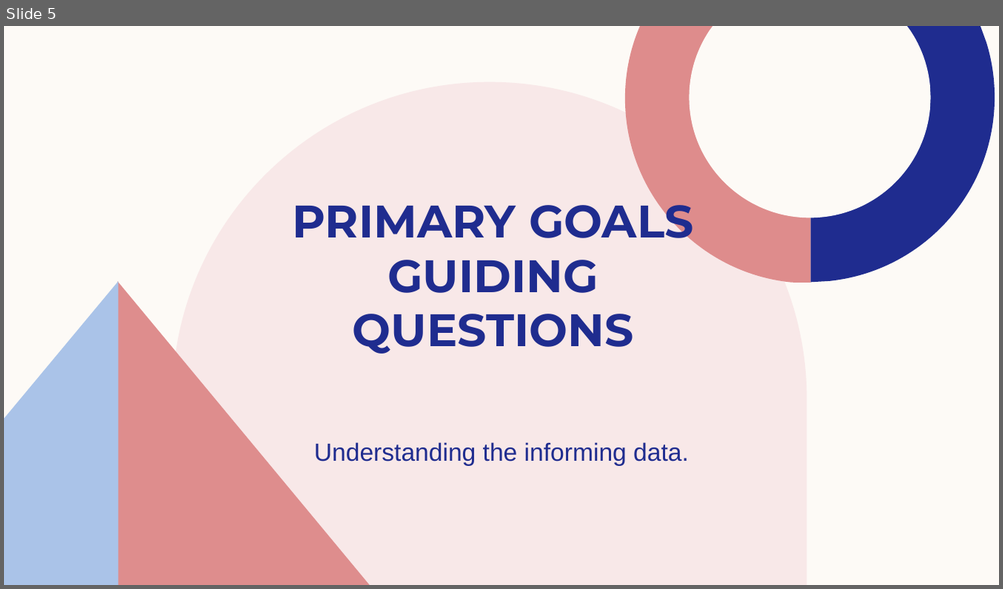
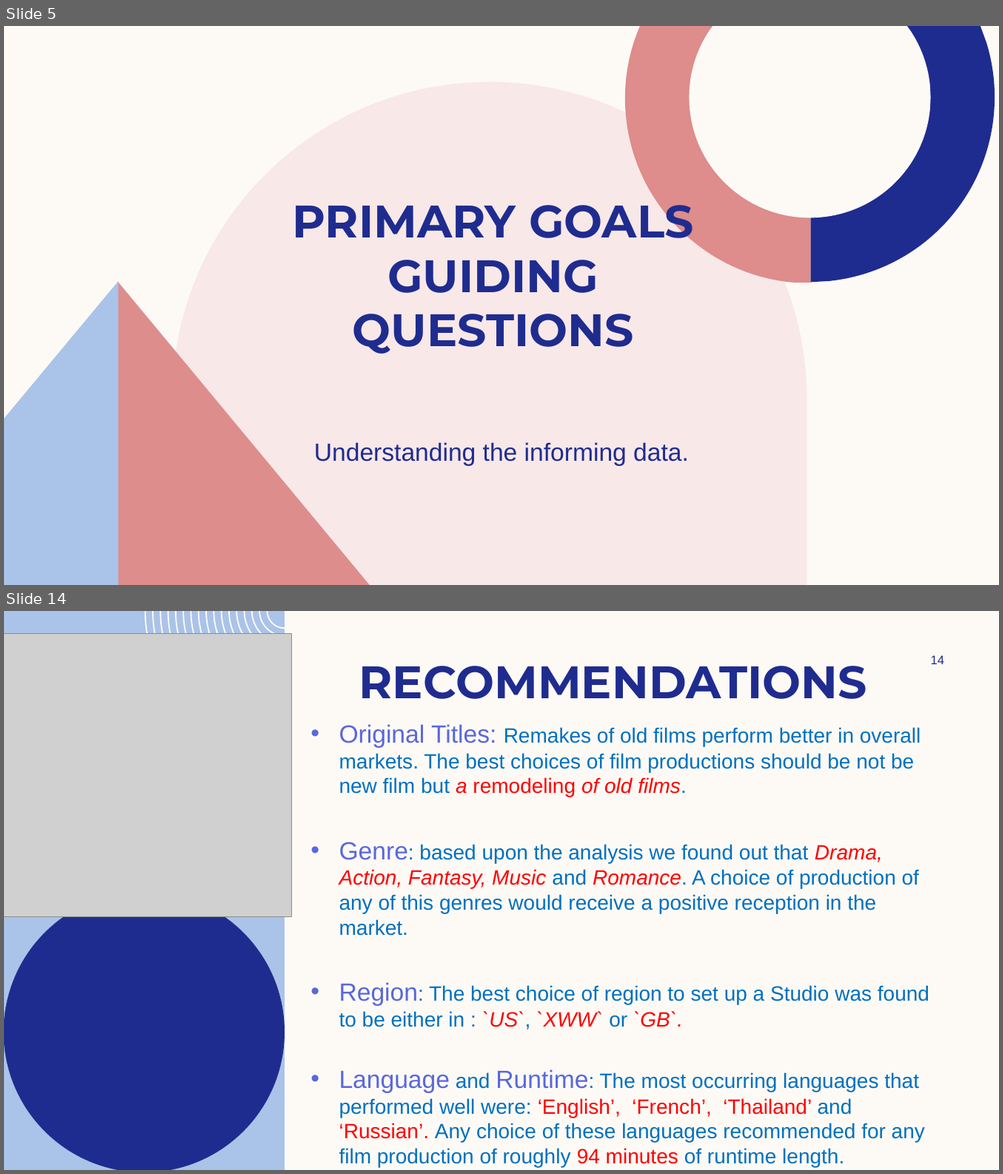
Before and after one commit to rurigi-waweru/dsc-waweru-phase-one-project, a slide deck: Presentation (MICROSOFT STUDIO).pptx. Shown one above the other, each under a label of ours: slide 5 before the commit, slides 5 and 14 after it; the slides between them are not shown. The pictures are 1003x589 and 1003x1174 pixels, drawn with LibreOffice and Linux fonts; fonts in the diff are those of the drawing; grey boxes stand for pictures; background and template pictures are left out. Boxes give left, top, right and bottom in pixels: in the first picture for what was removed or moved away, otherwise in the second. Text is boxed around its words. In the diff, an @@ line names an element or a change of style, - is before the commit and + after.

```diff
--- a/Presentation (MICROSOFT STUDIO).pptx
+++ b/Presentation (MICROSOFT STUDIO).pptx
@@ slide 14 added at box(4, 611, 999, 1170), background #FDFAF6 @@
@@ freeform shape added at box(4, 611, 284, 1170), fill #AAC3E8 @@
@@ freeform shape added at box(145, 611, 284, 752), fill #FDFAF6 @@
@@ picture added at box(4, 633, 292, 917) @@
@@ title added at box(359, 666, 867, 699), 44 pt, text #1F2C8F, bold @@
+RECOMMENDATIONS
@@ page number added at box(930, 655, 945, 664), 12 pt, text #1F2C8F @@
+14
@@ text added at box(339, 724, 929, 1167), 20 pt, text #0070C0 @@
+• Original Titles: Remakes of old films perform better in overall markets. The best choices of film productions should be not be new film but a remodeling of old films.
+• Genre: based upon the analysis we found out that Drama, Action, Fantasy, Music and Romance. A choice of production of any of this genres would receive a positive reception in the market.
+• Region: The best choice of region to set up a Studio was found to be either in : `US`, `XWW` or `GB`.
+• Language and Runtime: The most occurring languages that performed well were: ‘English’, ‘French’, ‘Thailand’ and ‘Russian’. Any choice of these languages recommended for any film production of roughly 94 minutes of runtime length.
@@ freeform shape added at box(4, 891, 284, 1170), fill #1F2C8F @@
```
Also in this commit, not shown: 4 slides changed, 8 other slides added, 4 slides removed, 22 other files.
